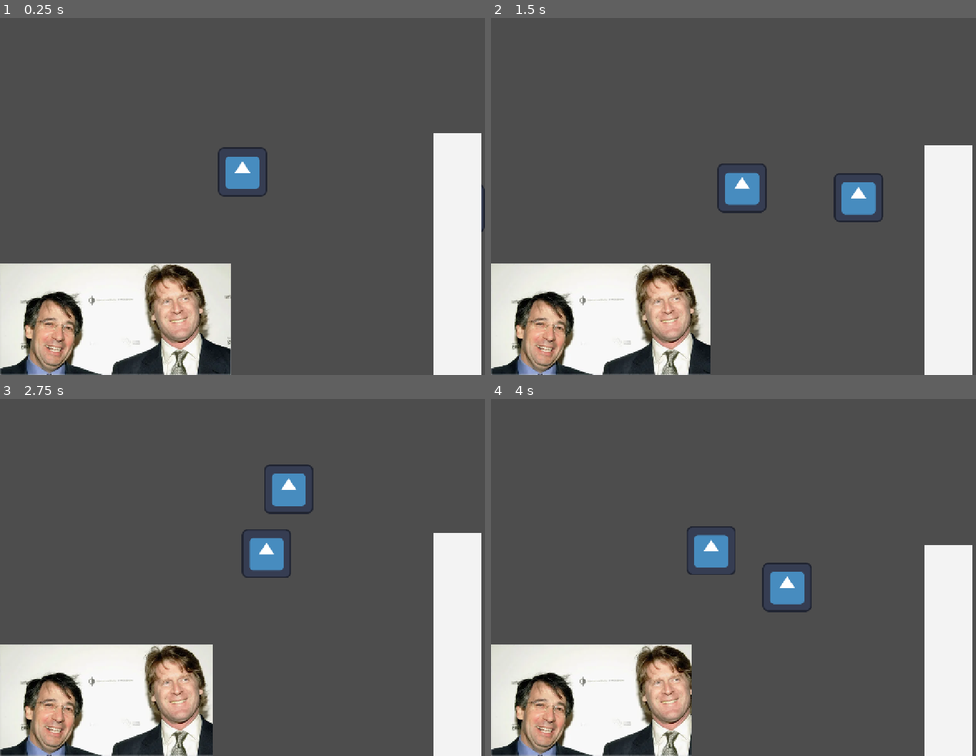
Above: before the commit, frames 1-4 (two rows, left to right).
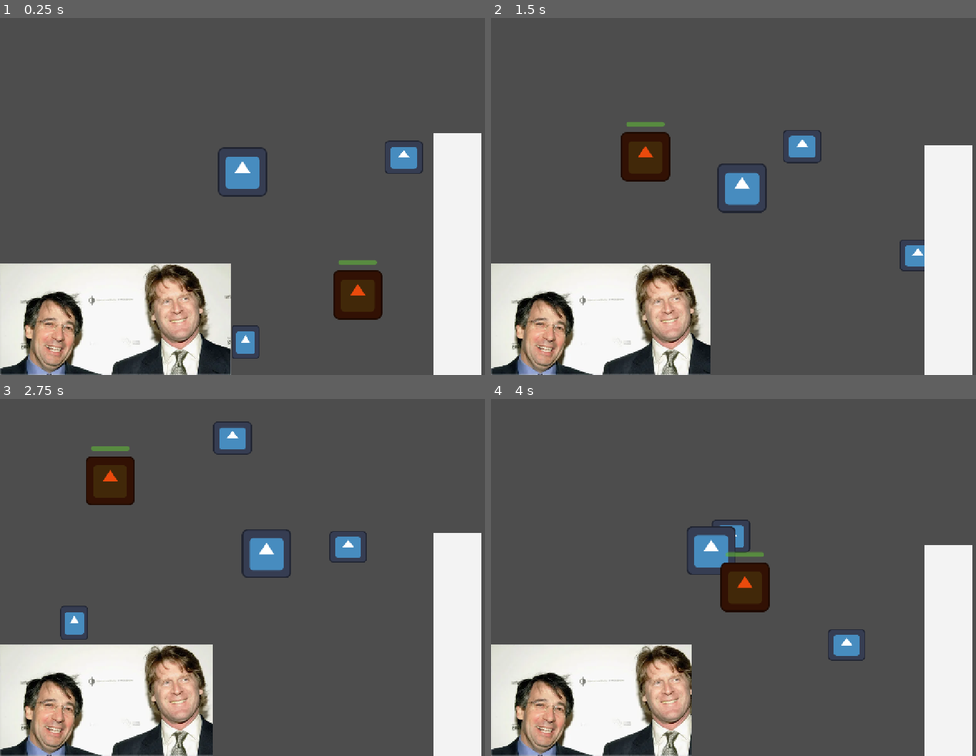
Above: after the commit, the same moments.

Repository: atlanticbomber/CranberryJam_Skeleton-fight
Game: Godot game, scene res://Scenes/temp.tscn
Two runs of this game, one before a commit and one after it. Both use one fixed random seed, a clock stepped at 60 frames per second and the inputs below. This scene is started directly instead of the project's main scene. The engine's default icon, where the game draws it, is replaced by a stand-in: a white triangle on a blue panel in a dark square.
Inputs:
- Up to frame 1 (0.25 s): no input
- Up to frame 2 (1.5 s): tap Enter (ui_accept) at 0.5, 0.6, 0.77, 1.07, 1.35 s; hold D (right) 0.53-1.28 s; hold S (down) from 1.28 s (still down)
- Up to frame 3 (2.75 s): tap Enter (ui_accept) at 1.52, 1.82, 2.1 s; release S (down) at 2.03 s; hold D (right) from 2.03 s (still down)
- Up to frame 4 (4 s): release D (right) at 2.78 s; hold W (up) 2.78-3.53 s; tap Enter (ui_accept) at 2.85, 3.02, 3.32, 3.6, 3.77 s; hold A (left) from 3.53 s (still down)

The runs differ from the first frame. In frame 1, 2.3% of the frame differs, in the area x 47-100%, y 34-96%; in frame 2, 3.0%; in frame 3, 3.4%, in the area x 12-76%, y 6-68%; in frame 4, 2.9%.

Commit message:
The Base Enemy

Diff:
--- a/the-legend-of-sir-skelebones/STATS.gd
+++ b/the-legend-of-sir-skelebones/STATS.gd
@@ -1,5 +1,7 @@
 extends Node
 
-var PlayerHP: float = 100.0
+var MaxPlayerHP: float = 100.0
+var PlayerHP: float = MaxPlayerHP
 var Demeter: float = 100.0
+var PlayerLocation: Vector2 = Vector2(0,0)
 #signal PlayerHPChange(value:float)
--- /dev/null
+++ b/the-legend-of-sir-skelebones/Scenes/enemy.tscn
@@ -0,0 +1,44 @@
+[gd_scene format=3 uid="uid://0dfn1g4ehexj"]
+
+[ext_resource type="Script" uid="uid://cmeqtbxpcc74q" path="res://Scripts/enemy.gd" id="1_1f0kj"]
+[ext_resource type="Texture2D" uid="uid://ckxqyruq7xd7r" path="res://icon.svg" id="1_hghv2"]
+
+[sub_resource type="CapsuleShape2D" id="CapsuleShape2D_1f0kj"]
+radius = 61.0
+height = 122.0
+
+[node name="Enemy" type="CharacterBody2D" unique_id=104442209]
+script = ExtResource("1_1f0kj")
+
+[node name="Icon" type="Sprite2D" parent="." unique_id=876297299]
+self_modulate = Color(0.9176778, 0.28919515, 0.04808618, 1)
+texture = ExtResource("1_hghv2")
+
+[node name="CollisionShape2D" type="CollisionShape2D" parent="." unique_id=205097512]
+shape = SubResource("CapsuleShape2D_1f0kj")
+
+[node name="SnapshotTimer" type="Timer" parent="." unique_id=1650344526]
+wait_time = 2.0
+autostart = true
+
+[node name="KnockTimer" type="Timer" parent="." unique_id=1653315625]
+one_shot = true
+
+[node name="ProgressBar" type="ProgressBar" parent="." unique_id=1015065795]
+self_modulate = Color(0.527469, 0.99999994, 0.2950488, 1)
+custom_minimum_size = Vector2(100, 12)
+anchors_preset = 7
+anchor_left = 0.5
+anchor_top = 1.0
+anchor_right = 0.5
+anchor_bottom = 1.0
+offset_left = -50.0
+offset_top = -90.0
+offset_right = 50.0
+offset_bottom = -78.0
+grow_horizontal = 2
+grow_vertical = 0
+value = 100.0
+show_percentage = false
+
+[connection signal="timeout" from="SnapshotTimer" to="." method="_on_snapshot_timer_timeout"]
--- a/the-legend-of-sir-skelebones/Scenes/skelebro.tscn
+++ b/the-legend-of-sir-skelebones/Scenes/skelebro.tscn
@@ -4,8 +4,8 @@
 [ext_resource type="Texture2D" uid="uid://ckxqyruq7xd7r" path="res://icon.svg" id="1_qu763"]
 
 [sub_resource type="CapsuleShape2D" id="CapsuleShape2D_l4euk"]
-radius = 73.0
-height = 146.0
+radius = 62.0
+height = 124.0
 
 [node name="Skelebro" type="CharacterBody2D" unique_id=1342470513]
 script = ExtResource("1_hodaq")
--- a/the-legend-of-sir-skelebones/Scenes/temp.tscn
+++ b/the-legend-of-sir-skelebones/Scenes/temp.tscn
@@ -3,16 +3,33 @@
 [ext_resource type="Texture2D" uid="uid://ckxqyruq7xd7r" path="res://icon.svg" id="1_30vue"]
 [ext_resource type="PackedScene" uid="uid://c55kltgk0j6d5" path="res://Scenes/skelebro.tscn" id="2_0pn8h"]
 [ext_resource type="PackedScene" uid="uid://cax1c2xwd5jge" path="res://Scenes/game_ui.tscn" id="3_0pn8h"]
+[ext_resource type="PackedScene" uid="uid://0dfn1g4ehexj" path="res://Scenes/enemy.tscn" id="3_tj4h3"]
 
 [node name="Temp" type="Node2D" unique_id=1692386343]
 
-[node name="Icon" type="Sprite2D" parent="." unique_id=11143213]
-position = Vector2(642, 212)
+[node name="Icon" type="Sprite2D" parent="." unique_id=1389175663]
+position = Vector2(85, 559.5)
+scale = Vector2(0.5625, 0.6953125)
+texture = ExtResource("1_30vue")
+
+[node name="Icon2" type="Sprite2D" parent="." unique_id=690324347]
+position = Vector2(796.5, 362)
+scale = Vector2(0.7578125, 0.640625)
+texture = ExtResource("1_30vue")
+
+[node name="Icon3" type="Sprite2D" parent="." unique_id=1975262852]
+position = Vector2(496, 79)
+scale = Vector2(0.78125, 0.671875)
 texture = ExtResource("1_30vue")
 
 [node name="Skelebro" parent="." unique_id=1998396607 instance=ExtResource("2_0pn8h")]
 position = Vector2(77, 117)
+motion_mode = 1
 
 [node name="CanvasLayer" type="CanvasLayer" parent="." unique_id=358148407]
 
 [node name="GameUI" parent="CanvasLayer" unique_id=2109985960 instance=ExtResource("3_0pn8h")]
+
+[node name="Enemy" parent="." unique_id=104442209 instance=ExtResource("3_tj4h3")]
+position = Vector2(434, 503)
+motion_mode = 1
--- a/the-legend-of-sir-skelebones/Scripts/Skelebro.gd
+++ b/the-legend-of-sir-skelebones/Scripts/Skelebro.gd
@@ -12,6 +12,7 @@
 		velocity.x = move_toward(velocity.x, 0, SPEED)
 		velocity.y = move_toward(velocity.y, 0, SPEED)
 
+	Stats.PlayerLocation = position
 	move_and_slide()
 
 func _unhandled_key_input(_event: InputEvent) -> void:
--- /dev/null
+++ b/the-legend-of-sir-skelebones/Scripts/enemy.gd
@@ -0,0 +1,55 @@
+extends CharacterBody2D
+
+var MaxEnemyHP: float = 100
+var EnemyHP: float = MaxEnemyHP
+
+const SPEED = 352.0
+
+var playerSnapshot: Vector2 = Vector2(0,0)
+@onready var timerSnapshot: Timer = $SnapshotTimer
+var waitTimeSnapshot: float = 0.8
+
+var stopRange: float = 10.0
+var stopSpeed: float = 0.06 #closer to 0 the smoother
+
+@onready var timerKnock: Timer = $KnockTimer
+var waitTimeKnock: float = 0.2
+
+func _ready() -> void:
+	$ProgressBar.max_value = MaxEnemyHP
+	$ProgressBar.value = EnemyHP
+
+func _physics_process(_delta: float) -> void:
+	#print(position.distance_to(Stats.PlayerLocation))
+	#print(timerKnock.is_stopped(), timerKnock.time_left)
+	if timerKnock.is_stopped():
+		if position.distance_to(Stats.PlayerLocation) > stopRange:
+			velocity = (playerSnapshot - position).normalized() * SPEED
+		elif position.distance_to(Stats.PlayerLocation) < stopRange/1.3:
+			velocity = -(playerSnapshot - position).normalized() * SPEED
+		else:
+			velocity.x = move_toward(velocity.x, 0, SPEED * stopSpeed)
+			velocity.y = move_toward(velocity.y, 0, SPEED * stopSpeed)
+	move_and_slide()
+
+func _on_snapshot_timer_timeout() -> void:
+	playerSnapshot = Stats.PlayerLocation
+	#print(Vector2(playerSnapshot.x - position.x,playerSnapshot.y - position.y),Vector2(playerSnapshot.x - position.x,playerSnapshot.y - position.y).normalized())
+	timerSnapshot.start(waitTimeSnapshot)
+
+func takeDamage(value:float):
+	#checks if getting knocked, death check, health change, knock back
+	if timerKnock.is_stopped():
+		if EnemyHP - value <= 0:
+			self.queue_free()
+
+		EnemyHP -= value
+		$ProgressBar.value = EnemyHP
+
+		var tempKnockback: float = 1000
+		timerKnock.start(waitTimeKnock)
+		velocity = -(Stats.PlayerLocation - position).normalized() * tempKnockback
+
+#func _unhandled_key_input(_event: InputEvent) -> void:
+	#if Input.is_action_just_pressed("ui_accept"):
+		#takeDamage(10)
Not shown, added: the-legend-of-sir-skelebones/Scripts/enemy.gd.uid
